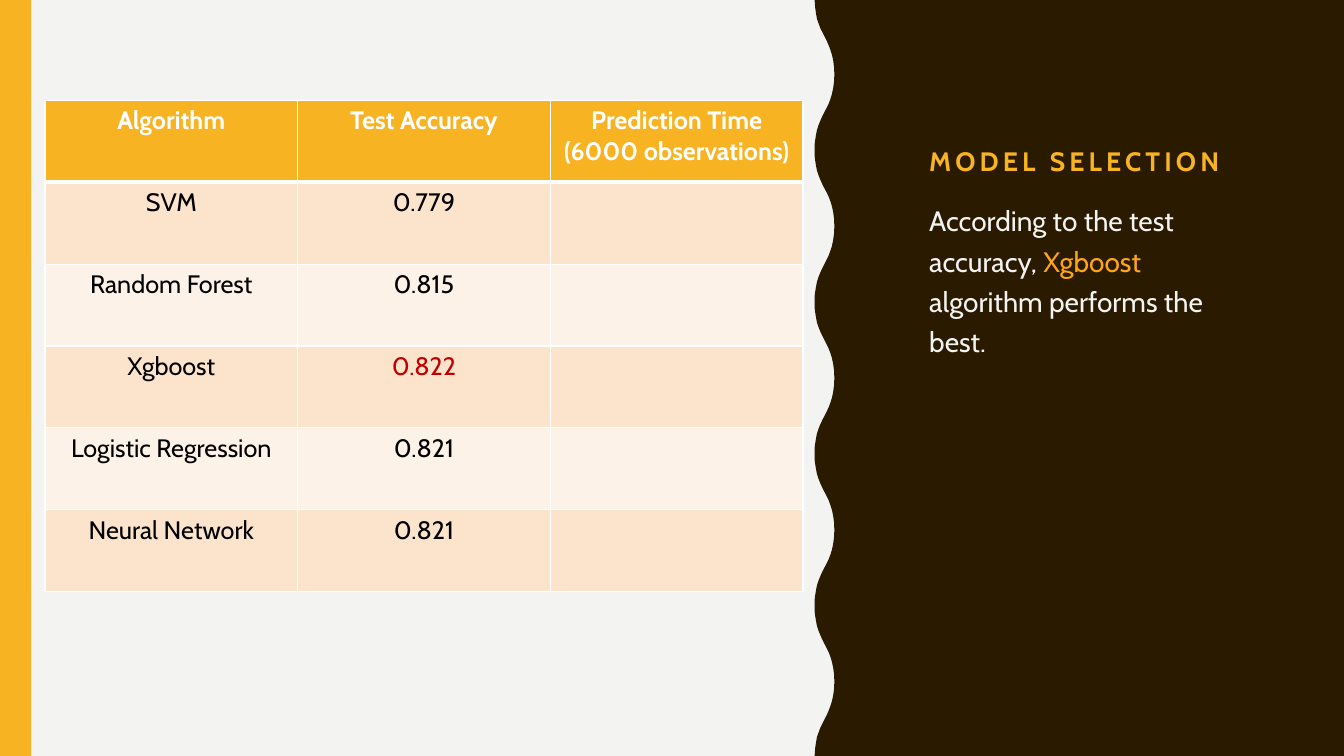
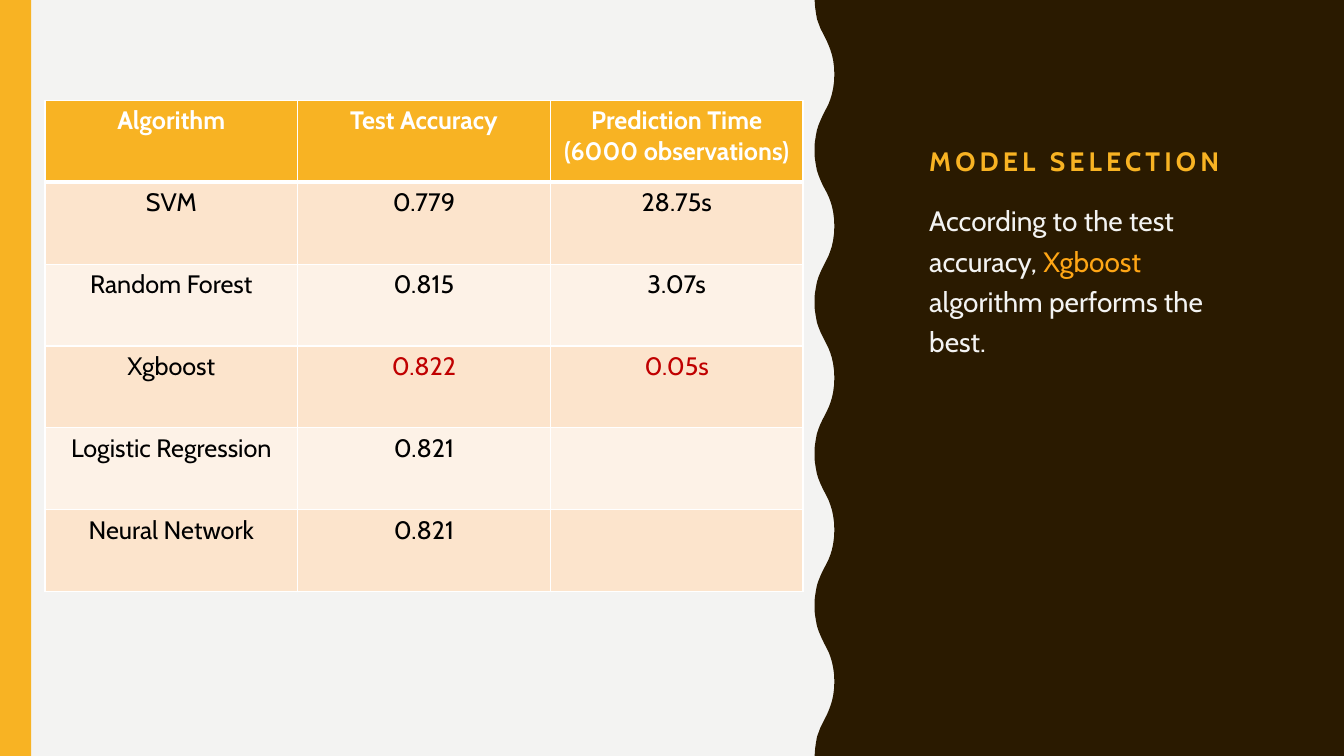
Before and after one commit to TZstatsADS/Spring2018-Project5-grp8, a slide deck: slide 10 of doc/presentation.pptx. Drawn at 1344x756 pixels with LibreOffice and Linux fonts; fonts in the diff are those of the drawing. Boxes give left, top, right and bottom in pixels: in the first picture for what was removed or moved away, otherwise in the second. Text is boxed around its words. In the diff, an @@ line names an element or a change of style, - is before the commit and + after.

Commit message:
presentation

```diff
--- a/doc/presentation.pptx
+++ b/doc/presentation.pptx
@@ table at [45,101,805,592] @@
-row 2, column 3: 
+row 2, column 3: 28.75s
-row 3, column 3: 
+row 3, column 3: 3.07s
-row 4, column 3: 
+row 4, column 3: 0.05s
```
Also in this commit, not shown: 2 other slides changed, 1 other file.
